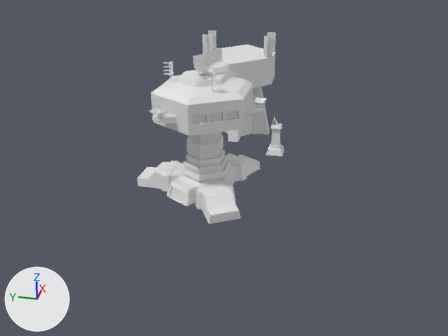
What one commit did to the Blender file structures/hq/headquarter.blend.
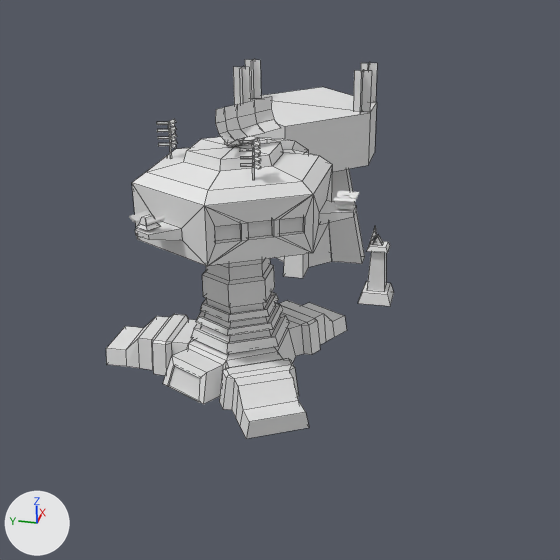
There are two pictures of each version: one from the file's camera 'Camera', one close up on the part from 19% to 82% of the width and 0% to 85% of the height. The lights are fixed; the arrows at lower left show +X, +Y and +Z. The close-ups show mesh edges as thin lines. Materials are left out; every surface is plain grey.

Names of what the first close-up shows: 'Cone', 'Cylinder', 'LEVEL_1', 'LEVEL_1.001', 'LEVEL_1.008'.
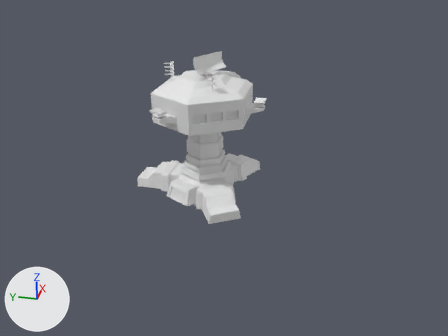
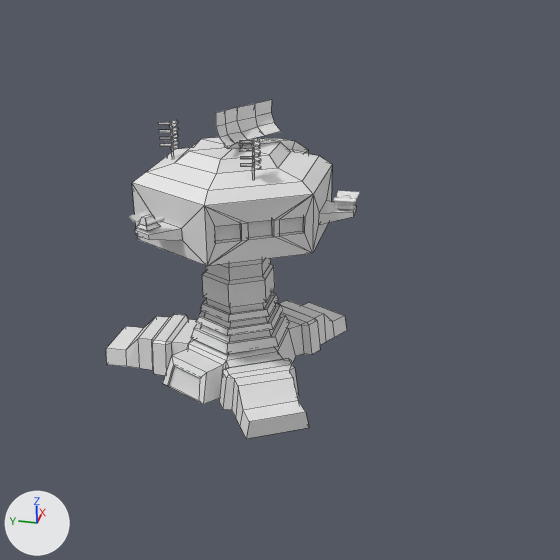
Edits to the bpy script that builds the scene:
```text
Change me_clean_002:
    used by ob_level_1; parent = ob_pie_misensor; location = (0.0, 0.04, 0.0)
    remove me_clean_002.from_pydata(...)  # 36 vertices, 20 faces; spans x -0.258..0.258, y -0.141..0.227, z 0.0..0.539
    add me_clean_002.from_pydata(...)  # 28 vertices, 29 faces; spans x -0.117..0.117, y -0.062..0.094, z 0.055..0.289
    me_clean_002 part 1: the loose piece of 3 vertices spanning x -0.117..-0.07, y -0.141..0.133, z 0.0..0.258 is deleted
    me_clean_002 part 2
    24 vertices are removed from x -0.258..0.258, y 0.023..0.227, z 0.023..0.539
    16 faces are deleted
Change me_cylinder:
    used by ob_cylinder; location = (0.0, 0.0, 0.0); rotation_euler = (0.0, 0.0, -1.047), in degrees (0, 0, -60)
    verts and faces of me_cylinder; kept vertices keep their numbers, new ones are numbered from 482
    before: 241 (-0.56, -0.76, -0.03)
    remove me_cylinder.from_pydata(...)  # 482 vertices, 494 faces; spans x -2.02..1.54, y -1.77..1.35, z -0.04..3.1
    add me_cylinder.from_pydata(...)  # 482 vertices, 493 faces; spans x -2.02..1.54, y -1.77..1.35, z -0.04..3.1
    me_cylinder part 3
    1 face is deleted
    23 vertices in x -0.93..0.33, y 0.11..0.35, z 2.67..3.1 move by (0.01, -0.04, 0.0)
    21 vertices in x -0.81..-0.7, y 0.17..0.41, z 2.67..3.1 move by (0.02, -0.04, 0.0)
    13 vertices in x -0.94..0.27, y 0.16..0.32, z 2.82..3.1 move by (0.01, -0.03, 0.0)
    8 vertices in x -0.81, y 0.31, z 2.82..3.1 move by (0.02, -0.03, 0.0)
    8 vertices move from x -0.72..0.47, y -0.6..0.44, z 2.72..2.73 to x -0.83..0.56, y -0.69..0.51, z 2.72..2.73
    me_cylinder part 4
    add verts[241] = (-0.54, -0.8, -0.03)  # moved
Change ob_cone:
    ob_cone.location: (-0.12, 0.06, 2.89) -> (-0.12, 0.06, 2.85)
Remove ob_level_1_008:
    ob_level_1_008 = bpy.data.objects.new('LEVEL_1.008', me_clean_012)
    ob_level_1_008.parent = ob_pie_blguardr
    ob_level_1_008.location = (0.702, 0.0, 0.0)
Remove ob_level_1_001:
    ob_level_1_001 = bpy.data.objects.new('LEVEL_1.001', me_clean)
    ob_level_1_001.location = (3.71, 0.0, 0.01)
    ob_level_1_001.scale = (1.43, 1.43, 1.43)
Change ob_level_1:
    ob_level_1.parent: ob_pie_misensor -> ob_pie_gnlsnsr1
    ob_level_1.location: (0.0, 0.04, 0.0) -> (-0.149, 0.0803, -1.975)
    ob_level_1.rotation_euler: (0.0, 0.0, 0.0) -> (0.0, 0.0, 1.851)  # degrees (0, 0, 0) -> degrees (0, 0, 106)
    ob_level_1.scale: (1.0, 1.0, 1.0) -> (2.78, 2.78, 2.78)
Add ob_pie_gnlsnsr1:
    ob_pie_gnlsnsr1 = bpy.data.objects.new('PIE_GNLSNSR1', None)
    ob_pie_gnlsnsr1.location = (0.0, 0.0, 3.759)
```

Where the change shows, as pixel boxes [x1, y1, x2, y2] in the close-ups (560 x 560 px; the box of a moved part takes in the faces that stretch with it):
'Cylinder', reshaped: before [106, 119, 356, 439]; after [106, 120, 356, 439]
'LEVEL_1.001', deleted: before [233, 59, 377, 278]
'Cone', moved: before [215, 97, 281, 146]; after [216, 100, 281, 149]
'LEVEL_1.008', deleted: before [358, 240, 394, 306]
'LEVEL_1', reshaped, moved, turned, rescaled (not visible afterwards): before [370, 227, 383, 246]
part 1 of me_clean_002, deleted: before [373, 236, 382, 246]
part 2 of me_clean_002, deleted: before [370, 227, 377, 242]
part 3 of me_cylinder, cut back: before [146, 119, 319, 190]; after [146, 120, 319, 190]
part 4 of me_cylinder, moved or reshaped: [204, 362, 226, 404] in both
